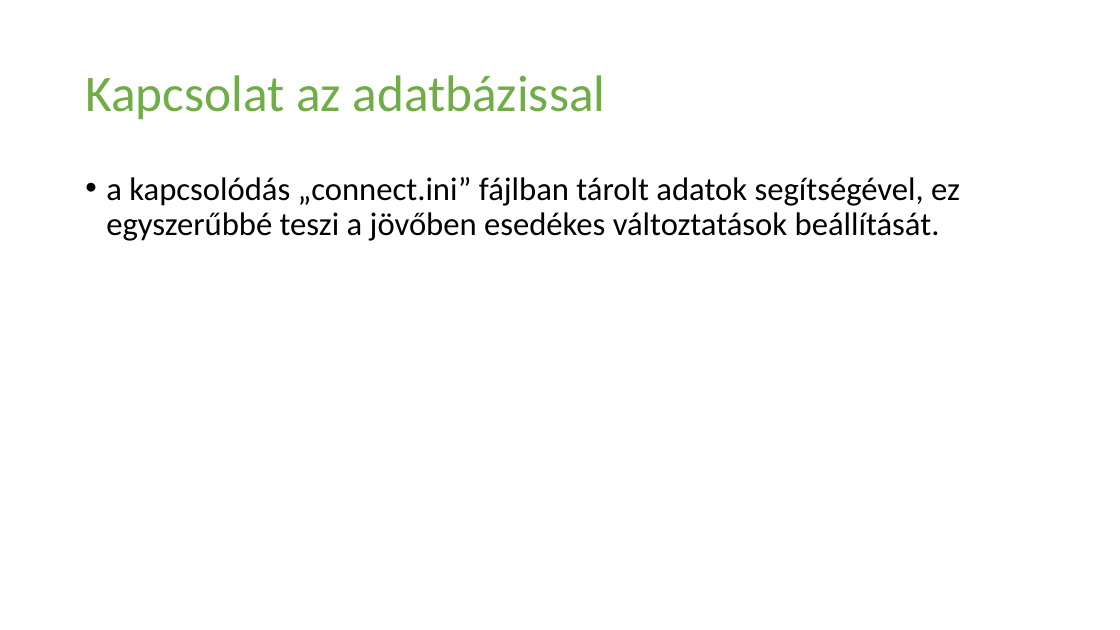
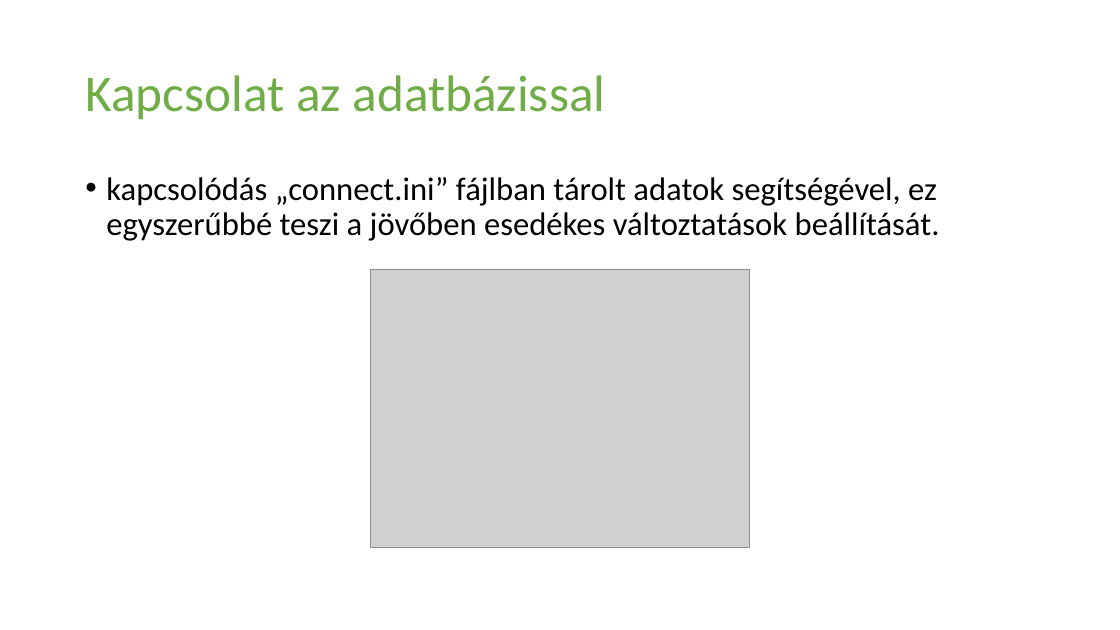
Before and after one commit to fedorbenjamin02/Vizsgaremek2024, a slide deck: slide 18 of Mellékletek/Prezentáció/Frissfutár_prezentáció.pptx. Drawn at 1120x630 pixels with LibreOffice and Linux fonts; fonts in the diff are those of the drawing; grey boxes stand for pictures. Boxes give left, top, right and bottom in pixels: in the first picture for what was removed or moved away, otherwise in the second. Text is boxed around its words. In the diff, an @@ line names an element or a change of style, - is before the commit and + after.

```diff
--- a/Mellékletek/Prezentáció/Frissfutár_prezentáció.pptx
+++ b/Mellékletek/Prezentáció/Frissfutár_prezentáció.pptx
@@ text at (x1=106, y1=177, x2=940, y2=241): text changed @@
-• a kapcsolódás „connect.ini” fájlban tárolt adatok segítségével, ez egyszerűbbé teszi a jövőben esedékes változtatások beállítását.
+• kapcsolódás „connect.ini” fájlban tárolt adatok segítségével, ez egyszerűbbé teszi a jövőben esedékes változtatások beállítását.
@@ picture added at (x1=371, y1=270, x2=750, y2=548) @@
```
Also in this commit, not shown: 9 other slides changed, 1 slide removed.
